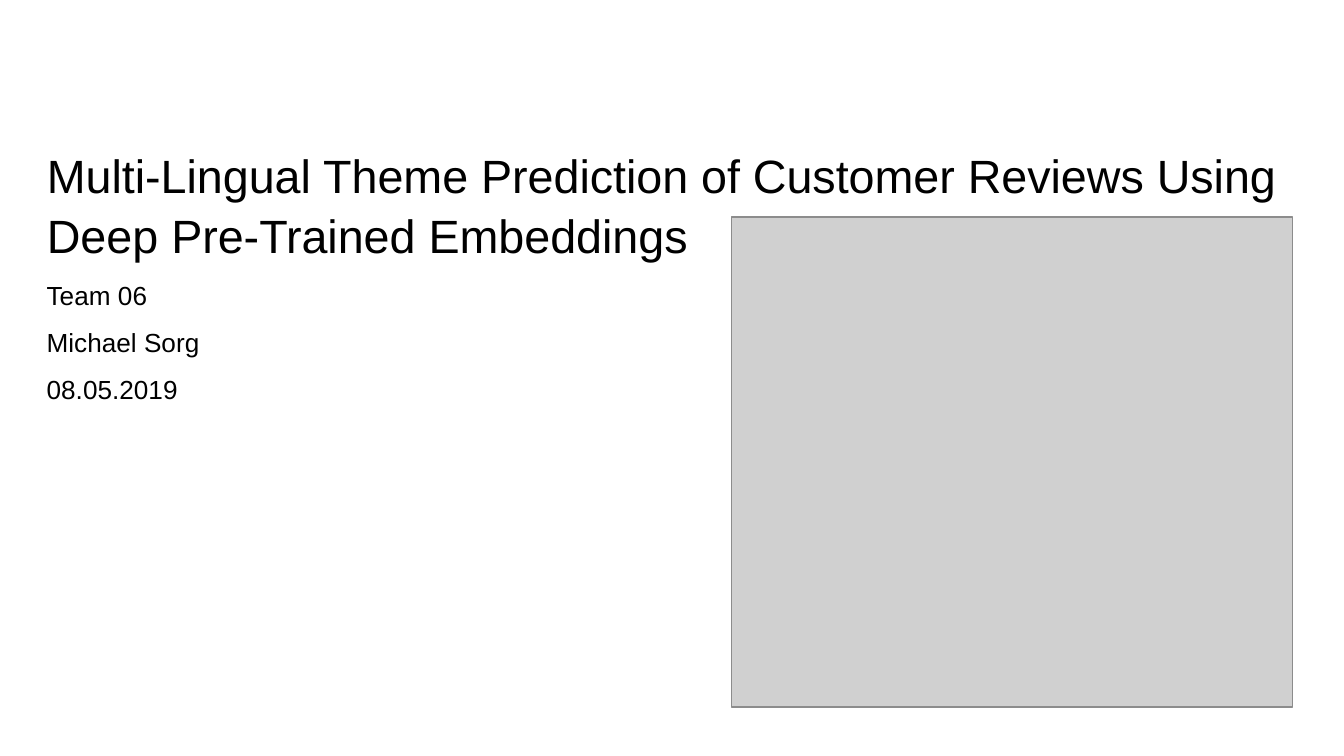
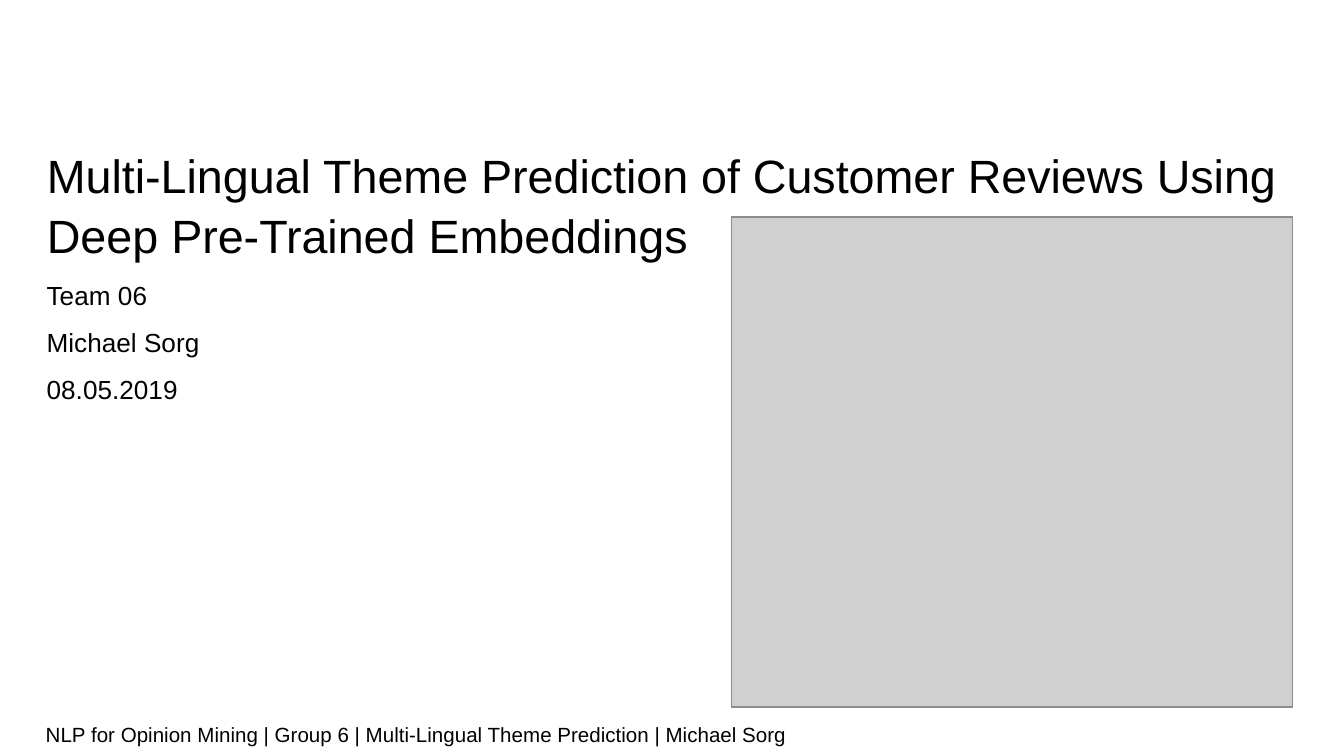
Before and after one commit to sorgmi/amazon_category_prediction, a slide deck: slide 1 of presentations/0508.pptx. Drawn at 1344x756 pixels with LibreOffice and Linux fonts; fonts in the diff are those of the drawing; grey boxes stand for pictures; background and template pictures are left out. Boxes give left, top, right and bottom in pixels: in the first picture for what was removed or moved away, otherwise in the second. Text is boxed around its words. In the diff, an @@ line names an element or a change of style, - is before the commit and + after.

Commit message:
update 0805 presentations

```diff
--- a/presentations/0508.pptx
+++ b/presentations/0508.pptx
@@ text added at (x1=46, y1=727, x2=785, y2=747), 11 pt, text #000000 @@
+NLP for Opinion Mining | Group 6 | Multi-Lingual Theme Prediction | Michael Sorg
```
Also in this commit, not shown: 5 other slides changed.
